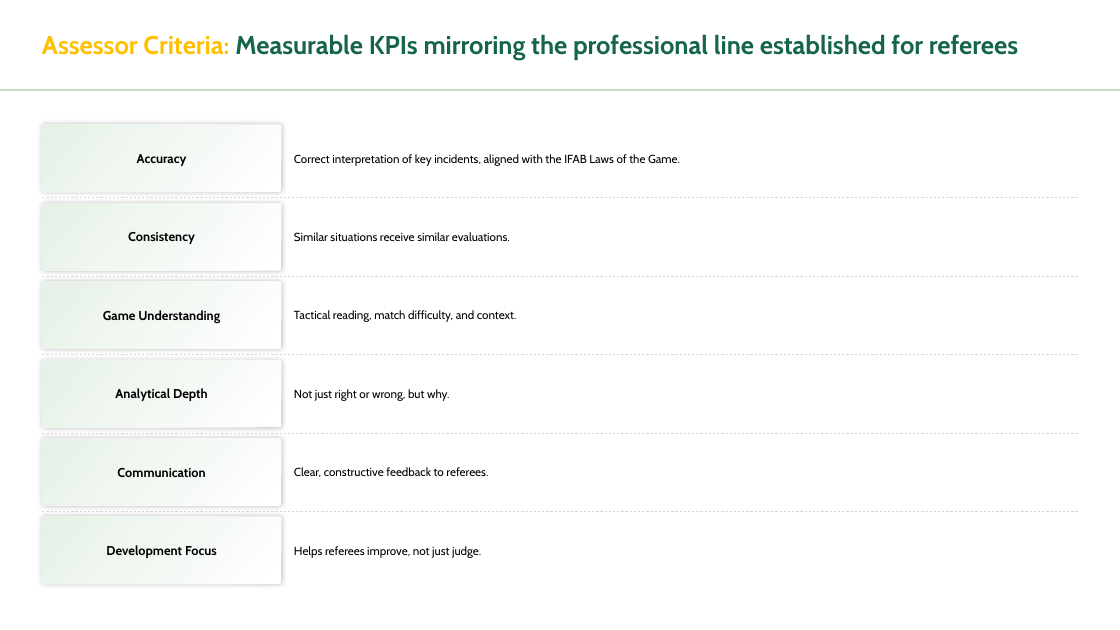
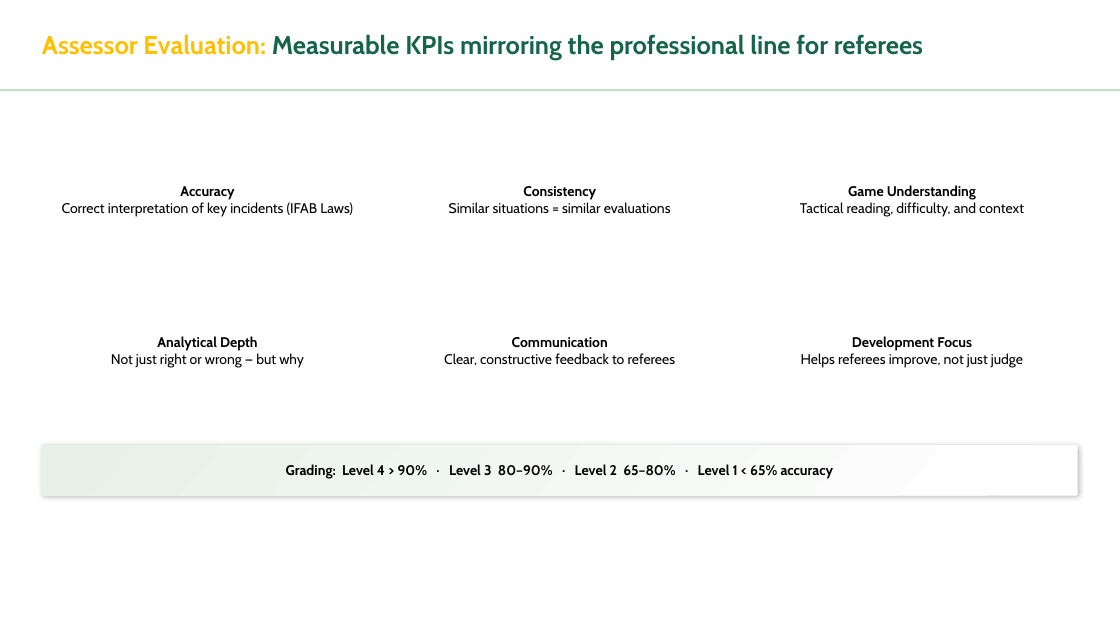
Before and after one commit to meedo5657-rgb/SAFF, a slide deck: slide 14 of Refereeing_Pathway_Presentation.pptx (slide 31 before the commit). Drawn at 1120x630 pixels with LibreOffice and Linux fonts; fonts in the diff are those of the drawing. Boxes give left, top, right and bottom in pixels: in the first picture for what was removed or moved away, otherwise in the second. Text is boxed around its words. In the diff, an @@ line names an element or a change of style, - is before the commit and + after.

```diff
--- a/Refereeing_Pathway_Presentation.pptx
+++ b/Refereeing_Pathway_Presentation.pptx
@@ text at <box>42,34,923,60</box>: text changed @@
-Assessor Criteria: Measurable KPIs mirroring the professional line established for referees
+Assessor Evaluation: Measurable KPIs mirroring the professional line for referees
@@ rounded rectangle removed at <box>42,125,281,192</box> @@
-Accuracy
@@ line removed from (42, 197) to (1080, 197) @@
@@ rounded rectangle removed at <box>42,203,281,271</box> @@
-Consistency
@@ text at <box>62,186,353,217</box>: text changed; size 10 to 12 pt @@
-Correct interpretation of key incidents, aligned with the IFAB Laws of the Game.
+Accuracy
+Correct interpretation of key incidents (IFAB Laws)
@@ text at <box>449,186,671,214</box>: text changed; size 10 to 12 pt @@
-Similar situations receive similar evaluations.
+Consistency
+Similar situations = similar evaluations
@@ text at <box>800,185,1024,217</box>: text changed; size 10 to 12 pt @@
-Tactical reading, match difficulty, and context.
+Game Understanding
+Tactical reading, difficulty, and context
@@ line removed from (42, 276) to (1080, 276) @@
@@ rounded rectangle removed at <box>42,281,281,349</box> @@
-Game Understanding
@@ line removed from (42, 355) to (1080, 355) @@
@@ text at <box>111,336,304,368</box>: text changed; size 10 to 12 pt @@
-Not just right or wrong, but why.
+Analytical Depth
+Not just right or wrong — but why
@@ text at <box>444,337,676,366</box>: text changed; size 10 to 12 pt @@
-Clear, constructive feedback to referees.
+Communication
+Clear, constructive feedback to referees
@@ text at <box>801,336,1023,368</box>: text changed; size 10 to 12 pt @@
-Helps referees improve, not just judge.
+Development Focus
+Helps referees improve, not just judge
@@ rounded rectangle removed at <box>42,360,281,428</box> @@
-Analytical Depth
@@ line removed from (42, 433) to (1080, 433) @@
@@ rounded rectangle removed at <box>42,439,281,506</box> @@
-Communication
@@ rounded rectangle added at <box>42,445,1078,496</box>, fill gradient #FFFFFF to #E7F1E7, 12 pt, text #000000, bold @@
+Grading: Level 4 > 90% · Level 3 80–90% · Level 2 65–80% · Level 1 < 65% accuracy
@@ line removed from (42, 512) to (1080, 512) @@
@@ rounded rectangle removed at <box>42,517,281,584</box> @@
-Development Focus
```
Also in this commit, not shown: 7 other slides changed, 4 slides added, 24 slides removed.
